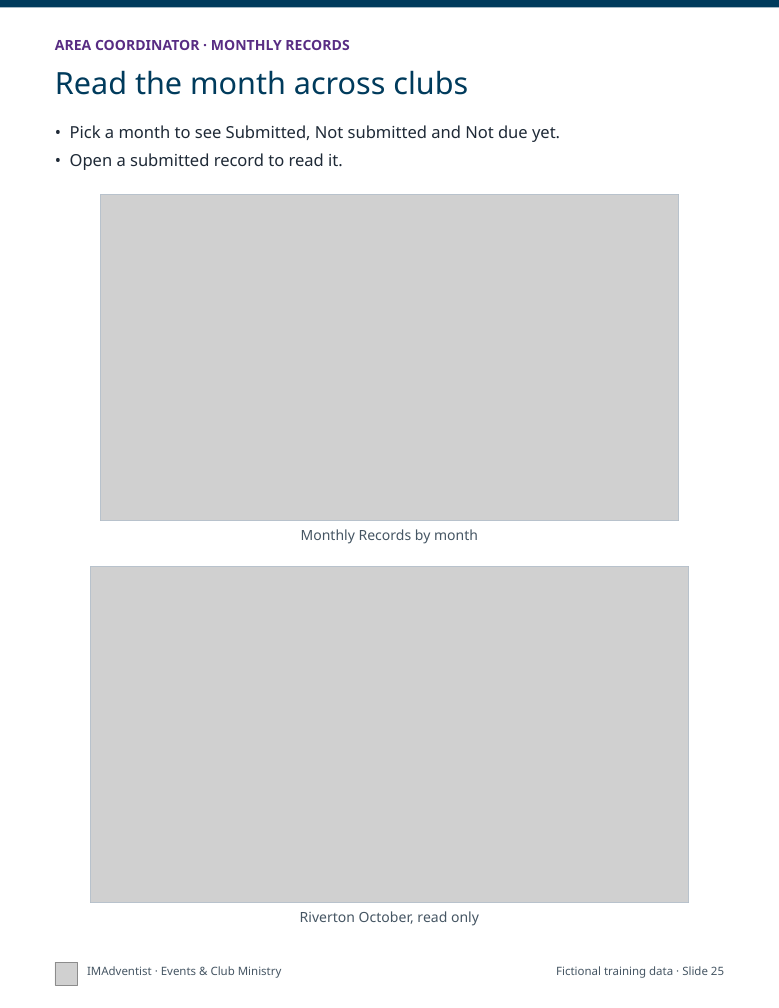
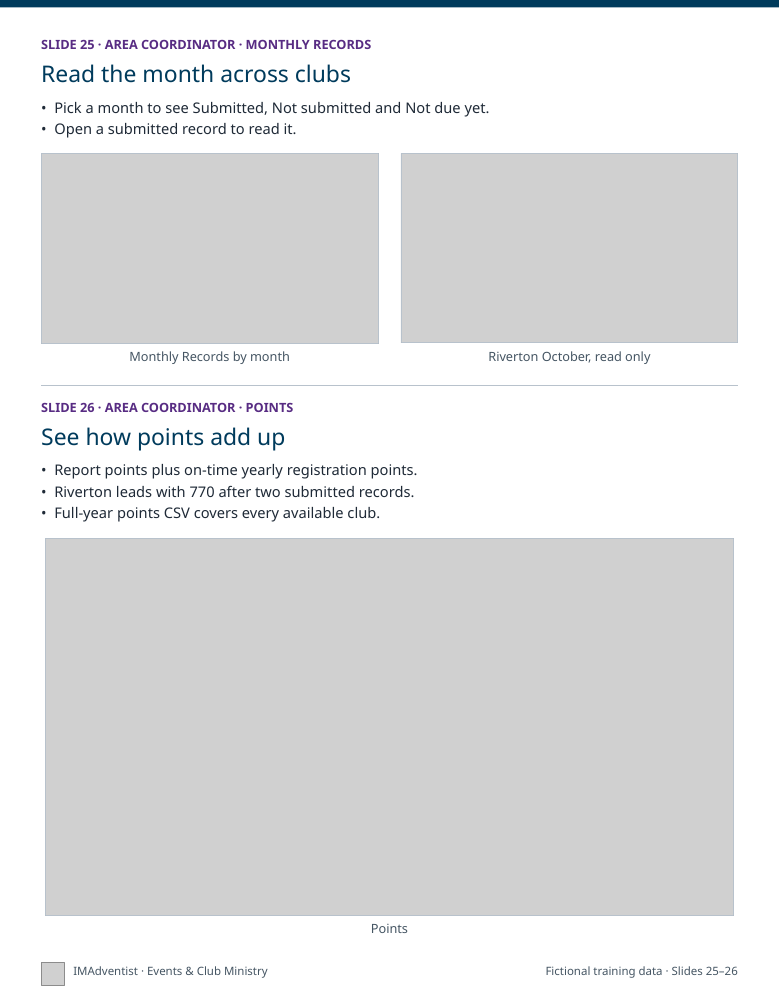
Before and after one commit to DurantTL/IMSDA-Events, a slide deck: slide 13 of docs/platform-documentation/2026-11-05/exports/IMAdventist-getting-started-print.pptx (slide 25 before the commit). Drawn at 779x1008 pixels with LibreOffice and Linux fonts; fonts in the diff are those of the drawing; grey boxes stand for pictures. Boxes give left, top, right and bottom in pixels: in the first picture for what was removed or moved away, otherwise in the second. Text is boxed around its words. In the diff, an @@ line names an element or a change of style, - is before the commit and + after.

```diff
--- a/docs/platform-documentation/2026-11-05/exports/IMAdventist-getting-started-print.pptx
+++ b/docs/platform-documentation/2026-11-05/exports/IMAdventist-getting-started-print.pptx
@@ text at (41,39,371,49): text changed; size 11 to 10 pt @@
-AREA COORDINATOR · MONTHLY RECORDS
+SLIDE 25 · AREA COORDINATOR · MONTHLY RECORDS
@@ text "Read the month across clubs": place and size @@
-text "Read the month across clubs" at (55,70,468,95)
+text "Read the month across clubs" at (41,64,351,83)
@@ text "Read the month across clubs" at (41,64,351,83): size 24 to 18 pt @@
@@ text "• Pick a month to ...": place and size @@
-text "• Pick a month to ..." at (70,125,560,170)
+text "• Pick a month to ..." at (54,102,490,138)
@@ text "• Pick a month to ..." at (54,102,490,138): size 13 to 11.5 pt; less space between paragraphs @@
@@ picture: place and size @@
-picture at (100,194,678,521)
+picture at (41,153,378,343)
@@ rectangle: place and size @@
-rectangle at (100,194,678,521)
+rectangle at (41,153,378,343)
@@ picture: place and size @@
-picture at (91,566,688,903)
+picture at (401,153,738,343)
@@ rectangle added at (401,153,738,343), outline #B8C2CC 0.75 pt @@
@@ text "Monthly Records by month": place and size @@
-text "Monthly Records by month" at (301,529,478,544)
+text "Monthly Records by month" at (129,351,290,364)
@@ text "Monthly Records by month" at (129,351,290,364): size 11 to 10 pt @@
@@ text "Riverton October, read only" at (488,351,650,364): size 11 to 10 pt @@
@@ text "Riverton October, read only": place and size @@
-text "Riverton October, read only" at (300,911,479,926)
+text "Riverton October, read only" at (488,351,650,364)
@@ line added from (41, 386) to (738, 386), #B8C2CC 0.75 pt @@
@@ text added at (41,402,294,412), 10 pt, text #582C83, bold @@
+SLIDE 26 · AREA COORDINATOR · POINTS
@@ text added at (41,427,285,451), 18 pt, text #003B5C @@
+See how points add up
@@ text added at (54,464,418,522), 11.5 pt, text #1F2A37 @@
+• Report points plus on-time yearly registration points.
+• Riverton leads with 770 after two submitted records.
+• Full-year points CSV covers every available club.
@@ rectangle: place and size @@
-rectangle at (91,566,688,903)
+rectangle at (45,539,733,916)
@@ picture added at (45,539,733,916) @@
@@ text added at (371,924,408,933), 10 pt, text #455563 @@
+Points
@@ picture: place and size @@
-picture at (55,962,78,985)
+picture at (41,962,64,985)
@@ text "IMAdventist · Events & Club ...": place and size @@
-text "IMAdventist · Events & Club ..." at (87,966,282,978)
+text "IMAdventist · Events & Club ..." at (73,966,268,978)
@@ text at (546,966,738,978): text changed @@
-Fictional training data · Slide 25
+Fictional training data · Slides 25–26
```
Also in this commit, not shown: 15 other slides changed, 15 slides removed, 4 other files.
